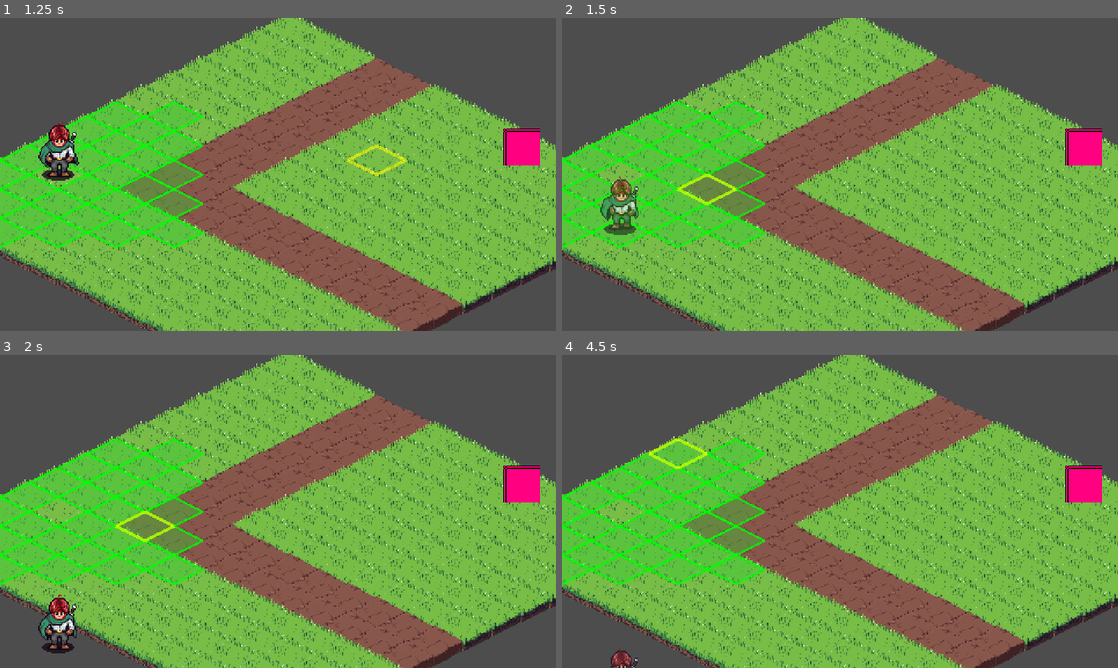
Above: before the commit, frames 1-4 (two rows, left to right).
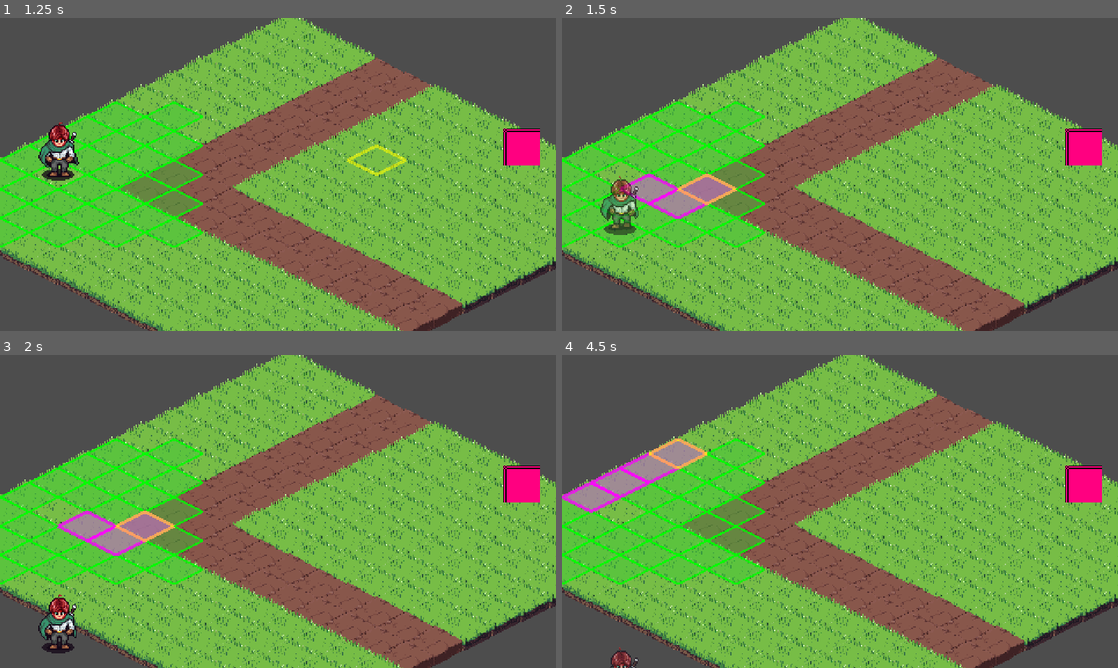
Above: after the commit, the same moments.

Repository: dan-alin/explorer-quest
Game: Godot game, scene res://playground.tscn
Two runs of this game, one before a commit and one after it. Both use one fixed random seed, a clock stepped at 60 frames per second and the inputs below.
Inputs (mouse positions are in pixels of both pictures, inside the frame that each line leads up to):
- Up to frame 1 (1.25 s): tap Enter at 0.5 s; move the mouse to (400, 158) at 0.52 s; press the mouse at (400, 158) at 0.53 s; hold W (up) from 0.53 s (still down)
- Up to frame 2 (1.5 s): move the mouse to (728, 190) at 1.27 s; release W (up) at 1.28 s; release the mouse at (728, 190) at 1.28 s; hold S (down) from 1.28 s (still down); tap Space (dash) at 1.35 s
- Up to frame 3 (2 s): keep holding S (down)
- Up to frame 4 (4.5 s): tap Space (dash) at 2, 4.35 s; move the mouse to (895, 442) at 2.02 s; release S (down) at 2.03 s; hold Right mouse button (ranged_attack) 2.03-2.78 s; hold W (up) 2.03-3.53 s; move the mouse to (812, 574) at 2.77 s; tap R at 2.85 s; click (812, 574) at 2.92 s; move the mouse to (1006, 558) at 3.52 s; press the mouse at (1006, 558) at 3.53 s; hold S (down) from 3.53 s (still down); move the mouse to (673, 464) at 4.27 s; release the mouse at (673, 464) at 4.28 s

Frame 1 is identical in both runs. In frame 2, 1.7% of the frame differs, in the area x 10-32%, y 49-65%; in frame 3, 1.7%; in frame 4, 2.2%, in the area x 0-27%, y 26-51%.

Commit message:
feat: show path preview on grid

Diff:
--- a/GridOverlay/grid_overlay.gd
+++ b/GridOverlay/grid_overlay.gd
@@ -13,11 +13,21 @@
 @export var highlight_border_color: Color = Color(0.0, 1.0, 0.0, 0.8)  # Verde bordo
 @export var highlight_border_width: float = 2.0
 
+# Path preview colors
+@export var path_preview_color: Color = Color(0.8, 0.4, 0.8, 0.6)  # Viola per preview
+@export var path_preview_border_color: Color = Color(1.0, 0.0, 1.0, 0.8)  # Viola bordo
+@export var path_preview_width: float = 3.0
+@export var path_arrow_color: Color = Color(1.0, 0.5, 1.0, 0.9)  # Viola chiaro per frecce
+
 # Hover state
 var hovered_cell: Vector2i = Vector2i(-999, -999)  # Cella attualmente sotto il mouse
 
 # Movement highlighting state
 var highlighted_cells: Array[Vector2i] = []  # Celle evidenziate per movimento
+
+# Path preview state
+var path_preview: Array[Vector2i] = []  # Percorso di anteprima
+var player_reference: Player = null  # Riferimento al player per calcolare il percorso
 
 func _ready():
 	print("GridOverlay: _ready() called")
@@ -55,9 +65,10 @@
 	var tile_data = tilemap.get_cell_tile_data(grid_pos)
 	var new_hovered_cell = grid_pos if tile_data != null else Vector2i(-999, -999)
 
-	# Se la cella hover è cambiata, ridisegna
+	# Se la cella hover è cambiata, aggiorna il preview del percorso
 	if new_hovered_cell != hovered_cell:
 		hovered_cell = new_hovered_cell
+		update_path_preview()
 		queue_redraw()
 
 func _draw():
@@ -86,6 +97,9 @@
 
 	# Disegna le celle evidenziate per movimento
 	draw_highlighted_cells()
+
+	# Disegna il preview del percorso
+	draw_path_preview()
 
 	# Disegna l'hover se c'è una cella sotto il mouse
 	draw_hover_cell()
@@ -169,6 +183,63 @@
 		draw_line(local_corners[1], local_corners[2], hover_color, hover_width)  # Right -> Bottom
 		draw_line(local_corners[2], local_corners[3], hover_color, hover_width)  # Bottom -> Left
 		draw_line(local_corners[3], local_corners[0], hover_color, hover_width)  # Left -> Top
+func update_path_preview():
+	if not player_reference or hovered_cell == Vector2i(-999, -999):
+		path_preview.clear()
+		return
+
+	# Solo calcola il percorso se la cella è raggiungibile
+	if not is_cell_highlighted(hovered_cell):
+		path_preview.clear()
+		return
+
+	var start_position = player_reference.current_grid_position
+	path_preview = calculate_path(start_position, hovered_cell)
+
+func calculate_path(start: Vector2i, end: Vector2i) -> Array[Vector2i]:
+	# Calcola un percorso lineare (Manhattan path) da start a end
+	var path: Array[Vector2i] = []
+	var current = start
+
+	# First move horizontally
+	while current.x != end.x:
+		if end.x > current.x:
+			current.x += 1
+		else:
+			current.x -= 1
+		path.append(Vector2i(current.x, current.y))
+
+	# Then move vertically
+	while current.y != end.y:
+		if end.y > current.y:
+			current.y += 1
+		else:
+			current.y -= 1
+		path.append(Vector2i(current.x, current.y))
+
+	return path
+
+# Disegna il percorso di anteprima
+func draw_path_preview():
+	for cell in path_preview:
+		var cell_corners = get_cell_corners(cell)
+		var local_corners = []
+		for corner in cell_corners:
+			var global_corner = tilemap.to_global(corner)
+			local_corners.append(to_local(global_corner))
+		if local_corners.size() == 4:
+			draw_polygon(local_corners, [path_preview_color])
+			draw_line(local_corners[0], local_corners[1], path_preview_border_color, path_preview_width)
+			draw_line(local_corners[1], local_corners[2], path_preview_border_color, path_preview_width)
+			draw_line(local_corners[2], local_corners[3], path_preview_border_color, path_preview_width)
+			draw_line(local_corners[3], local_corners[0], path_preview_border_color, path_preview_width)
+
+
+# Path preview functions
+func set_player_reference(player: Player) -> void:
+	# Imposta il riferimento al player per calcolare i percorsi
+	player_reference = player
+	print("GridOverlay: Player reference set")
 
 # Movement highlighting functions
 func highlight_reachable_cells(start_position: Vector2i, movement_range: int) -> void:
--- a/Player/Scripts/player.gd
+++ b/Player/Scripts/player.gd
@@ -235,6 +235,8 @@
 				if child is GridOverlay:
 					grid_overlay = child
 					print("Found GridOverlay: ", grid_overlay.name)
+					# Imposta il riferimento al player nel GridOverlay
+					grid_overlay.set_player_reference(self)
 					break
 
 		if not grid_overlay:
